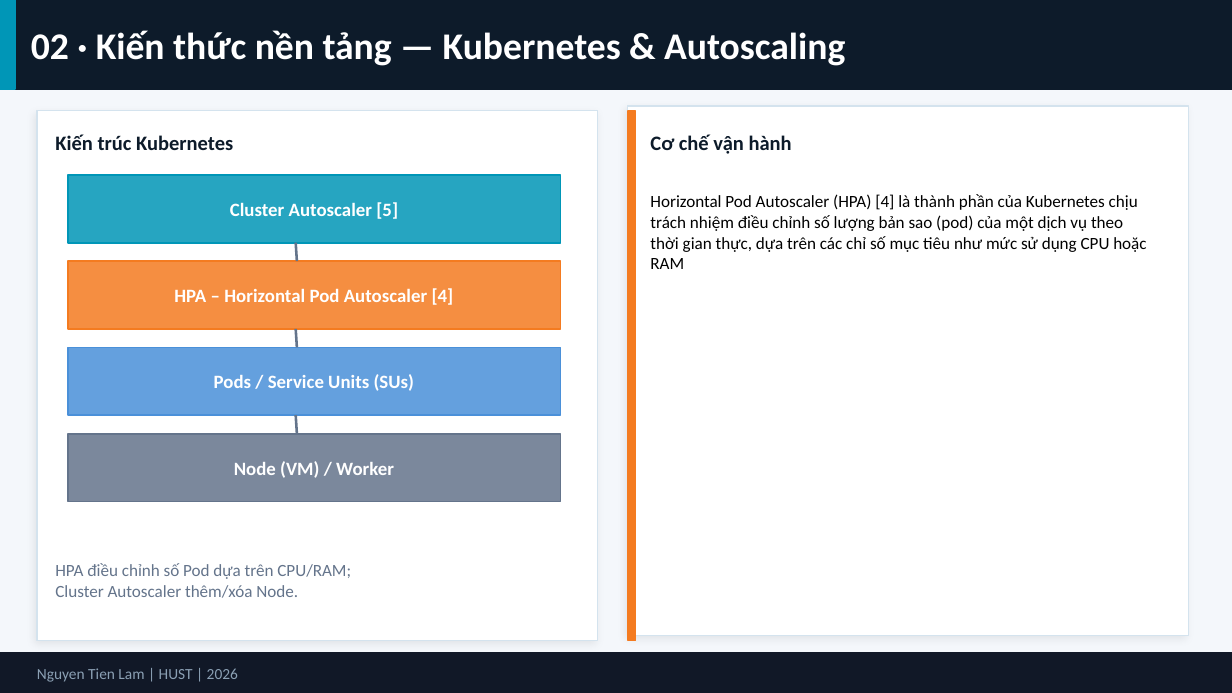
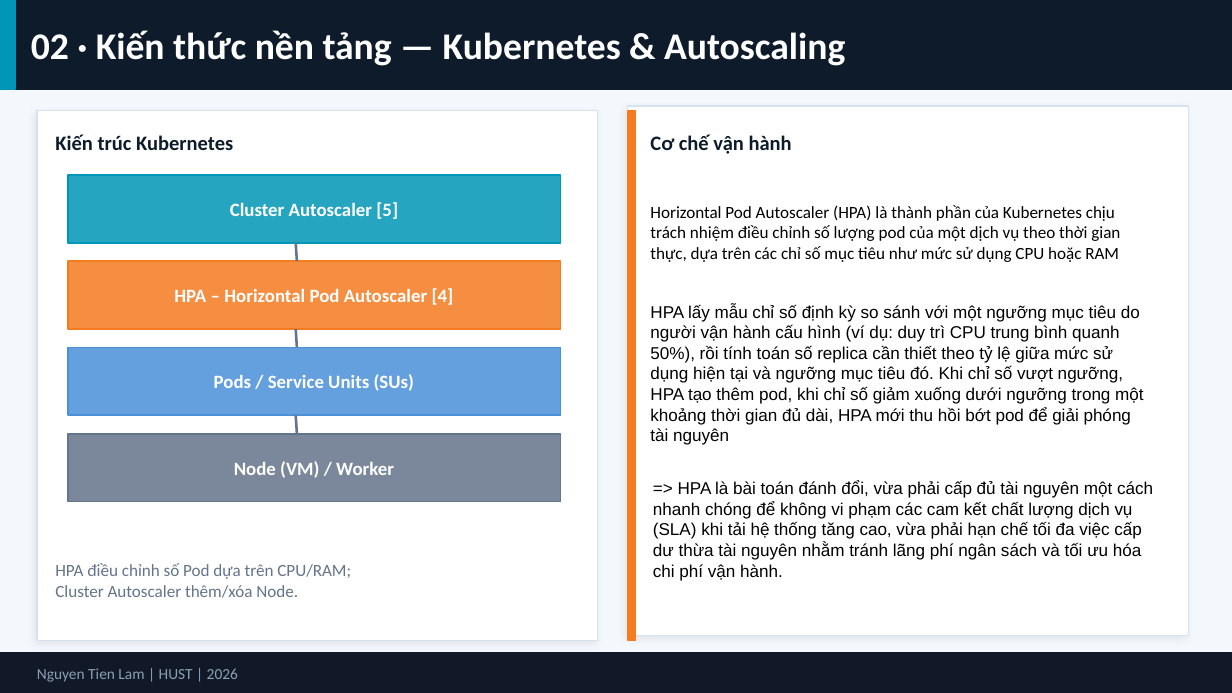
Before and after one commit to tienlamict/edos-demo, a slide deck: slide 4 of report/edos_slide.pptx. Drawn at 1232x693 pixels with LibreOffice and Linux fonts; fonts in the diff are those of the drawing. Boxes give left, top, right and bottom in pixels: in the first picture for what was removed or moved away, otherwise in the second. Text is boxed around its words. In the diff, an @@ line names an element or a change of style, - is before the commit and + after.

Commit message:
up

```diff
--- a/report/edos_slide.pptx
+++ b/report/edos_slide.pptx
@@ text at (650,205,1120,262): text changed @@
-Horizontal Pod Autoscaler (HPA) [4] là thành phần của Kubernetes chịu trách nhiệm điều chỉnh số lượng bản sao (pod) của một dịch vụ theo thời gian thực, dựa trên các chỉ số mục tiêu như mức sử dụng CPU hoặc RAM
+Horizontal Pod Autoscaler (HPA) là thành phần của Kubernetes chịu trách nhiệm điều chỉnh số lượng pod của một dịch vụ theo thời gian thực, dựa trên các chỉ số mục tiêu như mức sử dụng CPU hoặc RAM
@@ text added at (650,304,1143,445), 10 pt, text #000000 @@
+HPA lấy mẫu chỉ số định kỳ so sánh với một ngưỡng mục tiêu do người vận hành cấu hình (ví dụ: duy trì CPU trung bình quanh 50%), rồi tính toán số replica cần thiết theo tỷ lệ giữa mức sử dụng hiện tại và ngưỡng mục tiêu đó. Khi chỉ số vượt ngưỡng, HPA tạo thêm pod, khi chỉ số giảm xuống dưới ngưỡng trong một khoảng thời gian đủ dài, HPA mới thu hồi bớt pod để giải phóng tài nguyên
@@ text added at (653,480,1153,581), 10 pt, text #000000 @@
+=> HPA là bài toán đánh đổi, vừa phải cấp đủ tài nguyên một cách nhanh chóng để không vi phạm các cam kết chất lượng dịch vụ (SLA) khi tải hệ thống tăng cao, vừa phải hạn chế tối đa việc cấp dư thừa tài nguyên nhằm tránh lãng phí ngân sách và tối ưu hóa chi phí vận hành.
```
Also in this commit, not shown: 6 other slides changed, 5 slides added, 2 slides removed.
